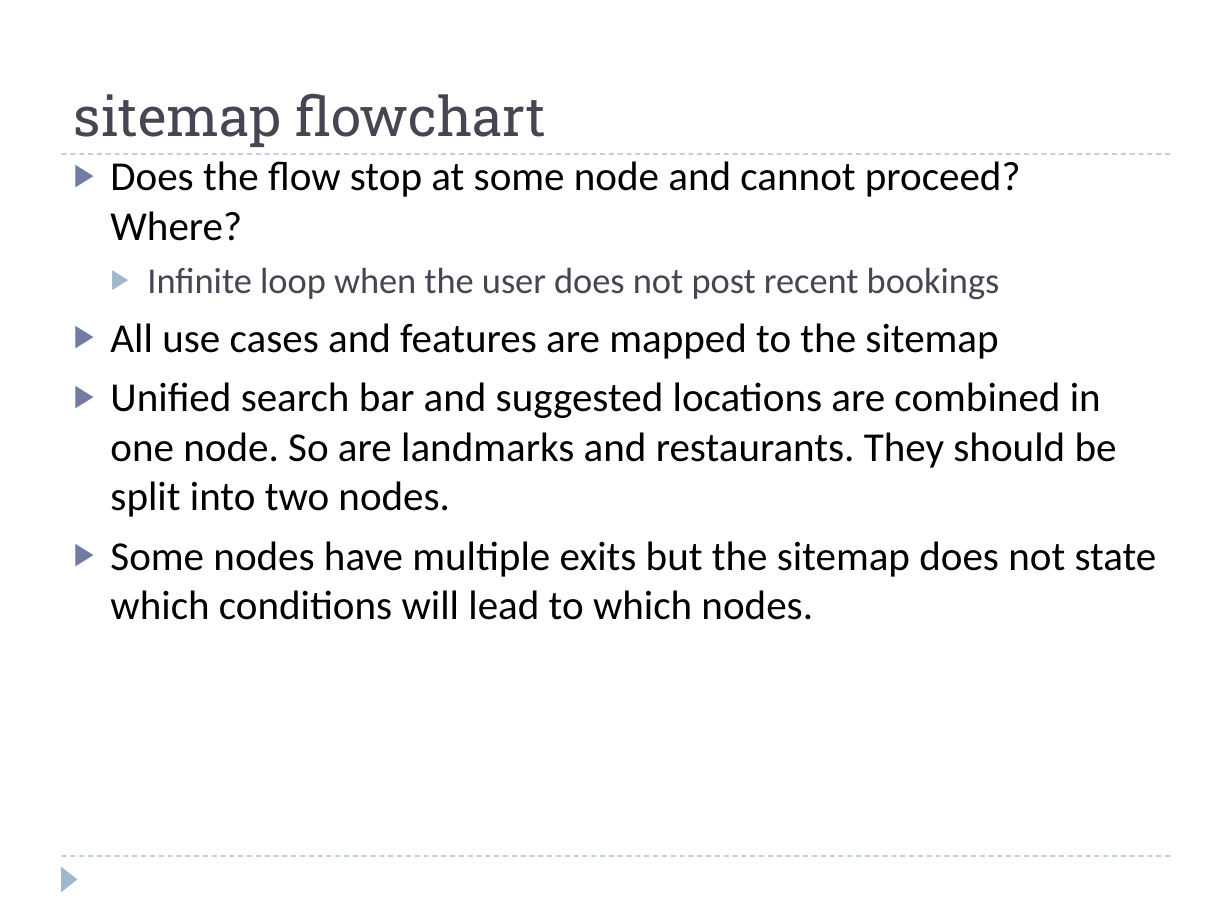
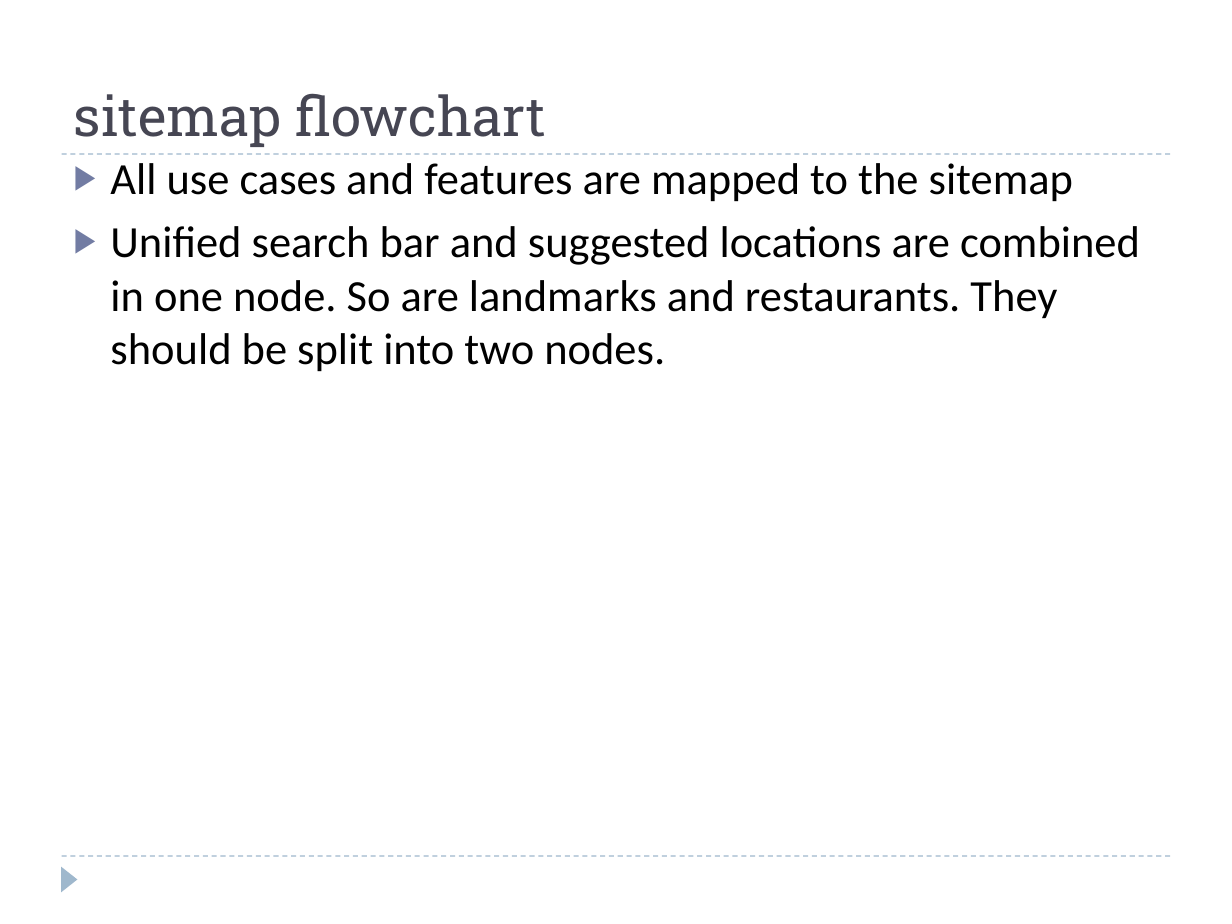
Before and after one commit to Lanzaa/CS160-2012, a slide deck: slide 9 of M1-B/group2M1PartB.ppt (slide 6 before the commit). Drawn at 1232x924 pixels with LibreOffice and Linux fonts; fonts in the diff are those of the drawing. Boxes give left, top, right and bottom in pixels: in the first picture for what was removed or moved away, otherwise in the second. Text is boxed around its words. In the diff, an @@ line names an element or a change of style, - is before the commit and + after.

```diff
--- a/M1-B/group2M1PartB.ppt
+++ b/M1-B/group2M1PartB.ppt
@@ text "All use cases and features ..." at (110,163,1140,372): size 24.1 to 26 pt @@
@@ text at (110,161,1021,300): paragraphs removed @@
-▶ Does the flow stop at some node and cannot proceed? Where?
-  ▶ Infinite loop when the user does not post recent bookings
@@ text at (110,541,1157,620): paragraph removed @@
-▶ Some nodes have multiple exits but the sitemap does not state which conditions will lead to which nodes.
```
Also in this commit, not shown: 5 other slides changed, 6 slides added.
